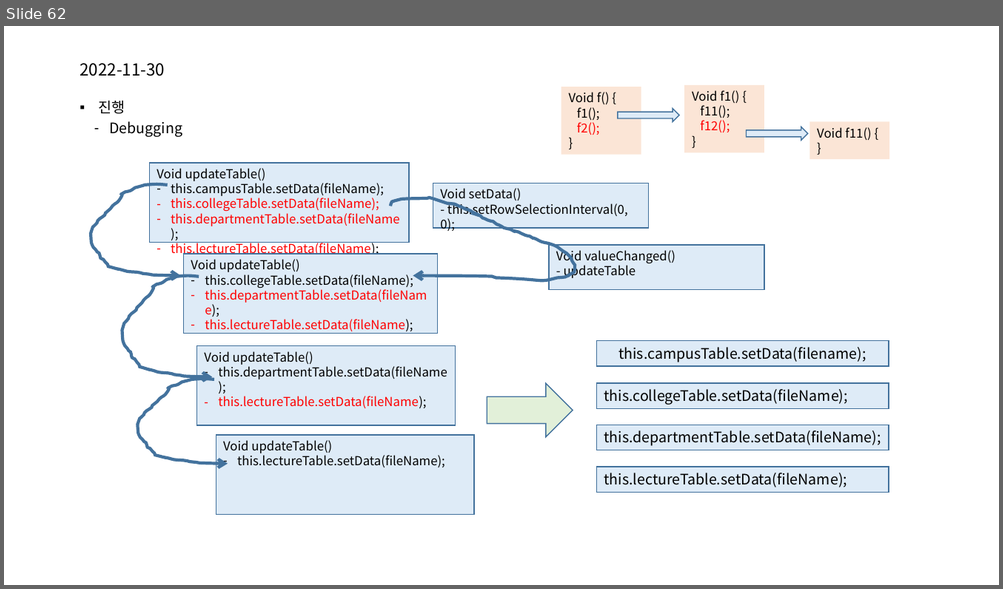
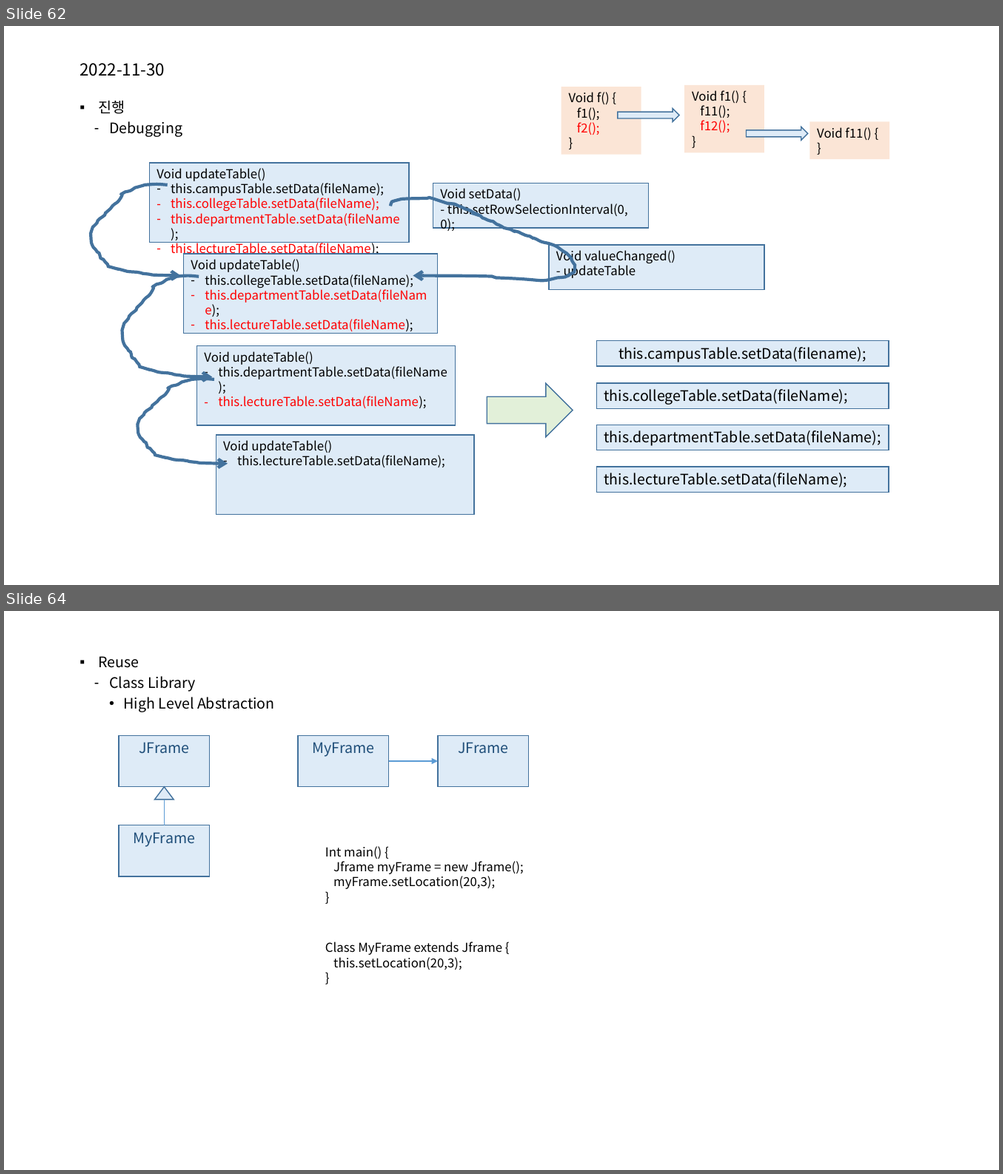
Before and after one commit to mjuclass/202202, a slide deck: SugangSincheong-A/객체지향프로그래밍-A.pptx. Shown one above the other, each under a label of ours: slide 62 before the commit, slides 62 and 64 after it; the slides between them are not shown. The pictures are 1003x589 and 1003x1174 pixels, drawn with LibreOffice and Linux fonts; fonts in the diff are those of the drawing. Boxes give left, top, right and bottom in pixels: in the first picture for what was removed or moved away, otherwise in the second. Text is boxed around its words. In the diff, an @@ line names an element or a change of style, - is before the commit and + after.

```diff
--- a/SugangSincheong-A/객체지향프로그래밍-A.pptx
+++ b/SugangSincheong-A/객체지향프로그래밍-A.pptx
@@ slide 64 added at <box>4,611,999,1170</box>, background #FFFFFF @@
@@ text added at <box>99,656,275,712</box>, 14 pt, text #000000 @@
+▪ Reuse
+  ‐ Class Library
+    • High Level Abstraction
@@ rectangle added at <box>119,735,210,787</box>, fill #DEEBF7, outline #43739E 1 pt, 14 pt, text #1F4E79 @@
+JFrame
@@ rectangle added at <box>298,735,389,787</box>, fill #DEEBF7, outline #43739E 1 pt, 14 pt, text #1F4E79 @@
+MyFrame
@@ rectangle added at <box>438,735,529,787</box>, fill #DEEBF7, outline #43739E 1 pt, 14 pt, text #1F4E79 @@
+JFrame
@@ arrow added from (389, 761) to (438, 761), #5B9BD5 1 pt @@
@@ triangle added at <box>155,787,173,800</box>, fill #DEEBF7, outline #43739E 1 pt @@
@@ line added from (165, 800) to (165, 825), #5B9BD5 1 pt @@
@@ rectangle added at <box>119,825,210,877</box>, fill #DEEBF7, outline #43739E 1 pt, 14 pt, text #1F4E79 @@
+MyFrame
@@ text added at <box>325,846,523,889</box>, 12 pt, text #000000 @@
+Int main() {
+Jframe myFrame = new Jframe();
+myFrame.setLocation(20,3);
+}
@@ text added at <box>325,942,502,970</box>, 12 pt, text #000000 @@
+Class MyFrame extends Jframe {
+this.setLocation(20,3);
+}
```
Also in this commit, not shown: 1 other slide added, 17 other files.
